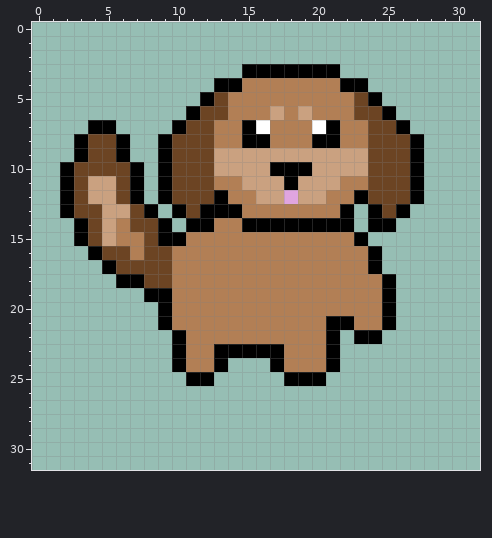
Two states of a pixel-art sprite, assets/dog-right-walk.png. The picture above was drawn from the file before the commit.
The file is 32x32 pixels.
After:
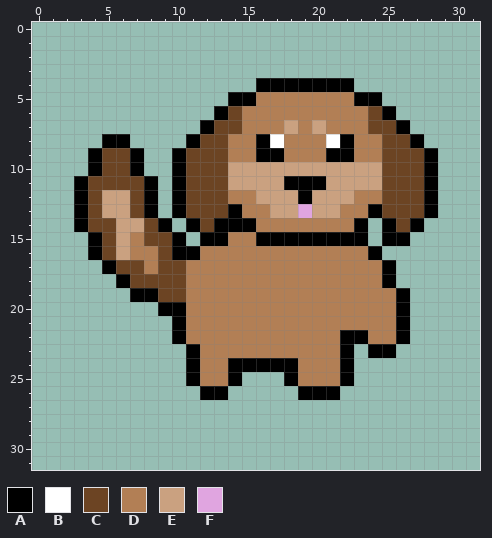
Palette (. is transparent): A #000000  B #ffffff  C #6c4423  D #b27f55  E #caa180  F #e0a5e0
Edits made:
@@ x 0..31 @@
  2 ................................
- 3 ...............AAAAAAA..........
- 4 .............AADDDDDDDAA........
- 5 ............ACDDDDDDDDDCA.......
- 6 ...........ACCDDDEDEDDDCCA......
- 7 ....AA....ACCDDABDDDBADDCCA.....
- 8 ...ACCA..ACCCDDAADDDAADDCCCA....
- 9 ...ACCA..ACCCEEEEEEEEEEECCCA....
-10 ..ACCCCA.ACCCEEEEAAAEEEECCCA....
-11 ..ACEECA.ACCCDDEEEAEEEDDCCCA....
-12 ..ACEECA.ACCCADDEEFEEDDACCCA....
-13 ..ACCEECA.ACAAADDDDDDDA.ACA.....
-14 ...ACEDCCA.AADDAAAAAAAA.AA......
-15 ...ACEDDCAADDDDDDDDDDDDA........
-16 ....ACCDCCDDDDDDDDDDDDDDA.......
-17 .....ACCCCDDDDDDDDDDDDDDA.......
-18 ......AACCDDDDDDDDDDDDDDDA......
-19 ........AADDDDDDDDDDDDDDDA......
-20 .........ADDDDDDDDDDDDDDDA......
-21 .........ADDDDDDDDDDDAADDA......
-22 ..........ADDDDDDDDDDA.AA.......
-23 ..........ADDAAAAADDDA..........
-24 ..........ADDA...ADDDA..........
-25 ...........AA.....AAA...........
-26 ................................
+ 3 ................................
+ 4 ................AAAAAAA.........
+ 5 ..............AADDDDDDDAA.......
+ 6 .............ACDDDDDDDDDCA......
+ 7 ............ACCDDDEDEDDDCCA.....
+ 8 .....AA....ACCDDABDDDBADDCCA....
+ 9 ....ACCA..ACCCDDAADDDAADDCCCA...
+10 ....ACCA..ACCCEEEEEEEEEEECCCA...
+11 ...ACCCCA.ACCCEEEEAAAEEEECCCA...
+12 ...ACEECA.ACCCDDEEEAEEEDDCCCA...
+13 ...ACEECA.ACCCADDEEFEEDDACCCA...
+14 ...ACCEECA.ACAAADDDDDDDA.ACA....
+15 ....ACEDCCA.AADDAAAAAAAA.AA.....
+16 ....ACEDDCAADDDDDDDDDDDDA.......
+17 .....ACCDCCDDDDDDDDDDDDDDA......
+18 ......ACCCCDDDDDDDDDDDDDDA......
+19 .......AACCDDDDDDDDDDDDDDDA.....
+20 .........AADDDDDDDDDDDDDDDA.....
+21 ..........ADDDDDDDDDDDDDDDA.....
+22 ..........ADDDDDDDDDDDAADDA.....
+23 ...........ADDDDDDDDDDA.AA......
+24 ...........ADDAAAAADDDA.........
+25 ...........ADDA...ADDDA.........
+26 ............AA.....AAA..........
 27 ................................
